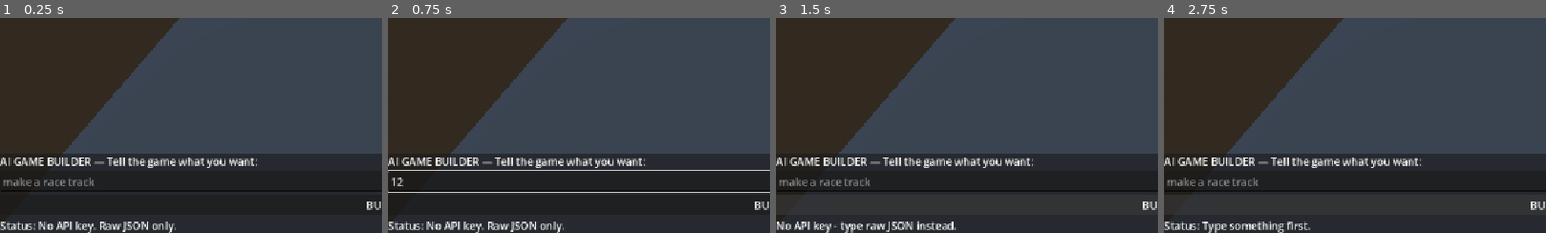
Above: before the commit, frames 1-4 (left to right).
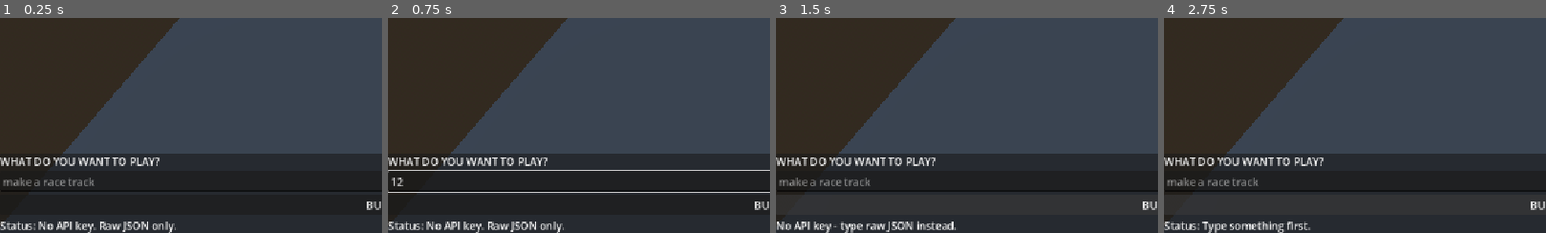
Above: after the commit, the same moments.

Repository: Stakeandwager/genesis
Game: Godot game, scene res://scenes/main.tscn
The game is run twice, just before and just after one commit, with the same random seed, the same clock (stepped at 60 frames per second) and the same inputs.
Inputs (mouse positions are % of the whole screen's width and height, from its top left):
- Up to frame 1 (0.25 s): no input
- Up to frame 2 (0.75 s): click (50, 88) at 0.52 s; type "12" at 0.6 s
- Up to frame 3 (1.5 s): click "BUILD" at 1.25 s
- Up to frame 4 (2.75 s): click "BUILD" at 2 s
The pictures show only the part of the screen within x 0-50%, y 50-100%; the shares and areas given below are measured in that part.

The runs differ from the first frame. In frame 1, 1.9% of the frame differs, in the area x 0-68%, y 64-70%; in frame 2, 1.9%; in frame 3, 1.9%; in frame 4, 1.9%.

Commit message:
Stage 12: final demonstration passes - Prototype 001 complete

Diff:
--- a/scenes/main.tscn
+++ b/scenes/main.tscn
@@ -44,7 +44,7 @@
 
 [node name="TitleLabel" type="Label" parent="UI/CommandPanel/VBoxContainer" unique_id=236722437]
 layout_mode = 2
-text = "AI GAME BUILDER — Tell the game what you want:"
+text = "WHAT DO YOU WANT TO PLAY?"
 
 [node name="InputBox" type="LineEdit" parent="UI/CommandPanel/VBoxContainer" unique_id=263479053]
 layout_mode = 2
--- a/scripts/ai_interpreter.gd
+++ b/scripts/ai_interpreter.gd
@@ -1,7 +1,7 @@
 extends Node
 class_name AIInterpreter
 
-# --- Prototype 001 - Stages 9 & 11: Natural language -> JSON command ---
+# --- Prototype 001 - Stages 9, 11 & 12: Natural language -> JSON command ---
 # The AI is an INTERPRETER. It never touches Godot directly.
 # Its only output is a string, which the CommandParser must still validate.
 
@@ -9,7 +9,7 @@
 signal interpretation_failed(reason: String)
 
 const KEY_PATH := "res://api_key.txt"
-const ENDPOINT := "https://generativelanguage.googleapis.com/v1beta/models/gemini-3.5-flash:generateContent"
+const ENDPOINT := "https://generativelanguage.googleapis.com/v1beta/models/gemini-3.1-flash-lite:generateContent"
 
 const SYSTEM_PROMPT := """You are the command interpreter for a Godot racing game.
 
@@ -23,6 +23,10 @@
 
 Return ONLY valid JSON. No explanations. No markdown fences. No code blocks.
 
+Always return exactly ONE JSON object. Never return a JSON array or a list of commands.
+If the request contains several steps, return the single command that produces the final result.
+CREATE_TRACK already removes the old track and its opponents, so "clear everything and make a new track" is just CREATE_TRACK.
+
 If the request cannot be met with these four commands, return:
 {"command": "UNSUPPORTED", "parameters": {"reason": "short explanation"}}
 
@@ -35,6 +39,7 @@
 "make the second corner really difficult" -> {"command": "MODIFY_TRACK", "parameters": {"corner": 2, "difficulty": "hard"}}
 "put three cars on the track" -> {"command": "SPAWN_OPPONENTS", "parameters": {"count": 3}}
 "start over" -> {"command": "CLEAR_WORLD", "parameters": {}}
+"wipe it all and give me a fresh track with five corners" -> {"command": "CREATE_TRACK", "parameters": {"corners": 5}}
 """
 
 var http: HTTPRequest
@@ -72,7 +77,10 @@
 		"generationConfig": {
 			"temperature": 0.1,
 			"maxOutputTokens": 2000,
-			"responseMimeType": "application/json"
+			"responseMimeType": "application/json",
+			"thinkingConfig": {
+				"thinkingLevel": "minimal"
+			}
 		}
 	}
 
@@ -141,7 +149,8 @@
 	var text: String = str(parts[0].get("text", "")).strip_edges()
 
 	# Models sometimes wrap JSON in markdown fences despite instructions.
-	text = text.replace("```json", "").replace("```", "").strip_edges()
+	var fence := "`".repeat(3)
+	text = text.replace(fence + "json", "").replace(fence, "").strip_edges()
 
 	print("AI raw output: ", text)
 	interpretation_ready.emit(text)
